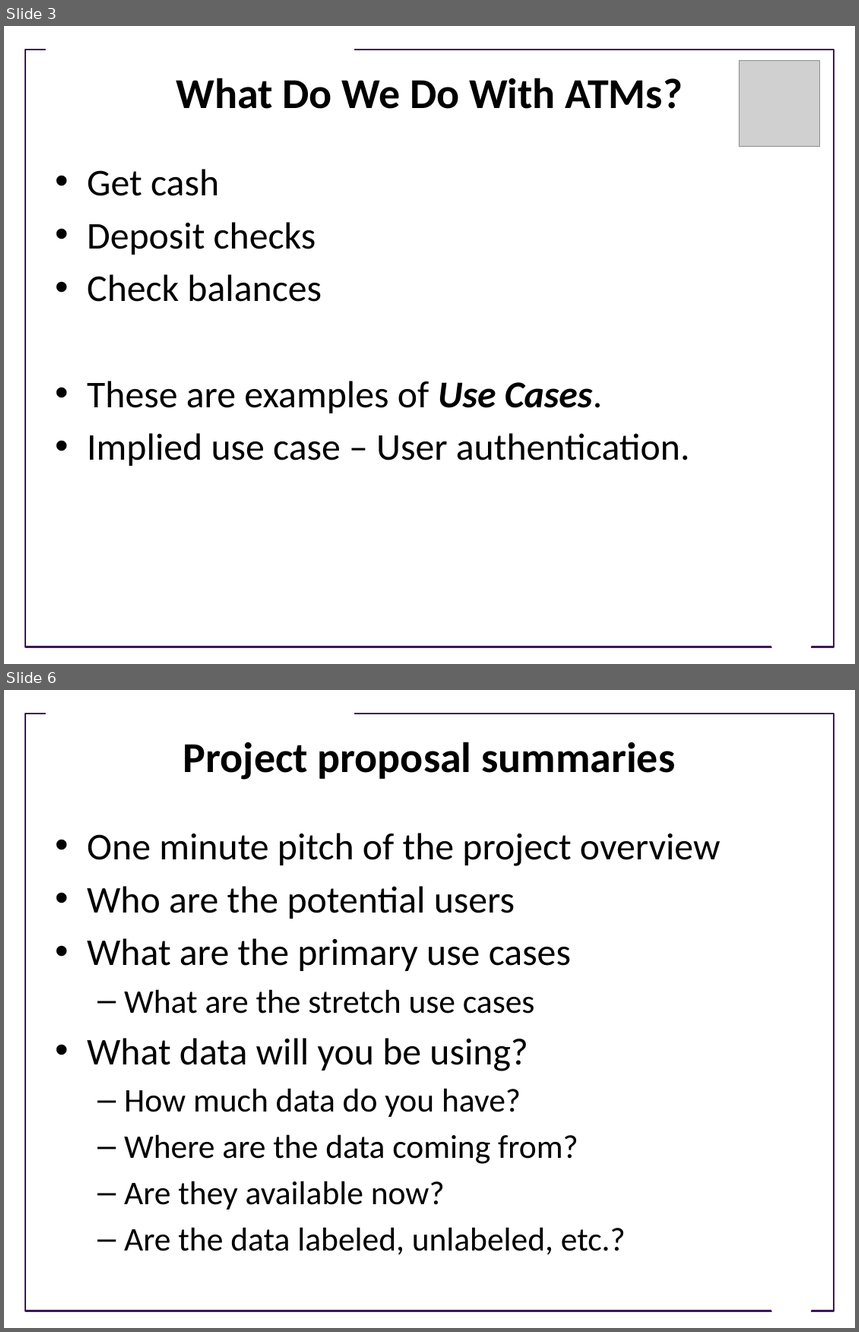
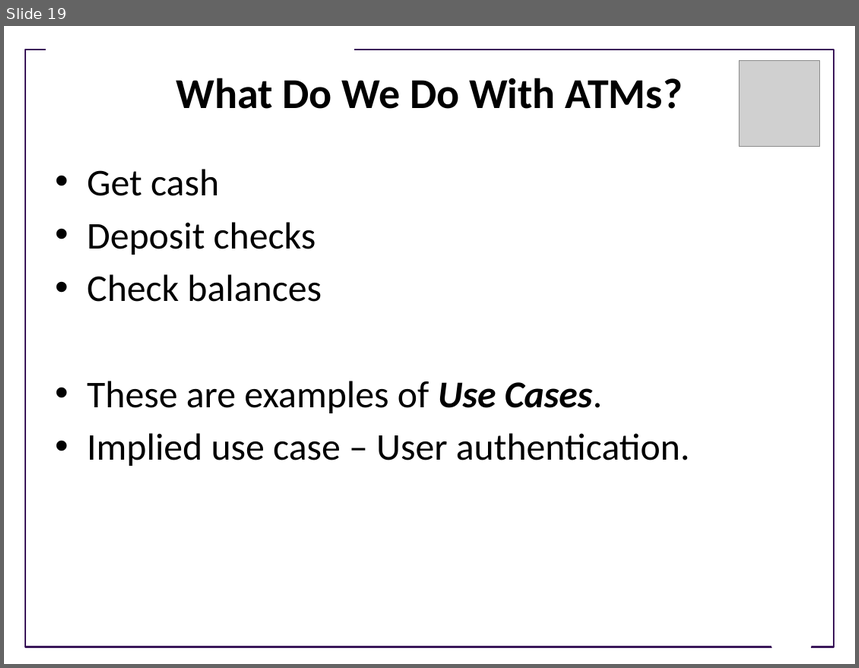
Before and after one commit to UWDIRECT/UWDIRECT.github.io, a slide deck: Wi22_content/SEDS/Use_cases.pptx. Shown one above the other, each under a label of ours: slides 3 and 6 before the commit, slide 19 after it; the slides between them are not shown. The pictures are 859x1332 and 859x668 pixels, drawn with LibreOffice and Linux fonts; fonts in the diff are those of the drawing; grey boxes stand for pictures; background and template pictures are left out. Boxes give left, top, right and bottom in pixels: in the first picture for what was removed or moved away, otherwise in the second. Text is boxed around its words. In the diff, an @@ line names an element or a change of style, - is before the commit and + after.

```diff
--- a/Wi22_content/SEDS/Use_cases.pptx
+++ b/Wi22_content/SEDS/Use_cases.pptx
@@ slide 6 removed at box(4, 690, 855, 1328), background #FFFFFF; not listed: 3 template elements that a slide beside it also shows @@
@@ title removed at box(183, 742, 675, 780) @@
-Project proposal summaries
@@ text removed at box(87, 833, 721, 1255) @@
-• One minute pitch of the project overview
-• Who are the potential users
-• What are the primary use cases
-  – What are the stretch use cases
-• What data will you be using?
-  – How much data do you have?
-  – Where are the data coming from?
-  – Are they available now?
-  – Are the data labeled, unlabeled, etc.?
@@ what was slide 3 is now slide 19 @@
```
Also in this commit, not shown: 2 slides changed, 29 slides added, 1 other slide removed.
